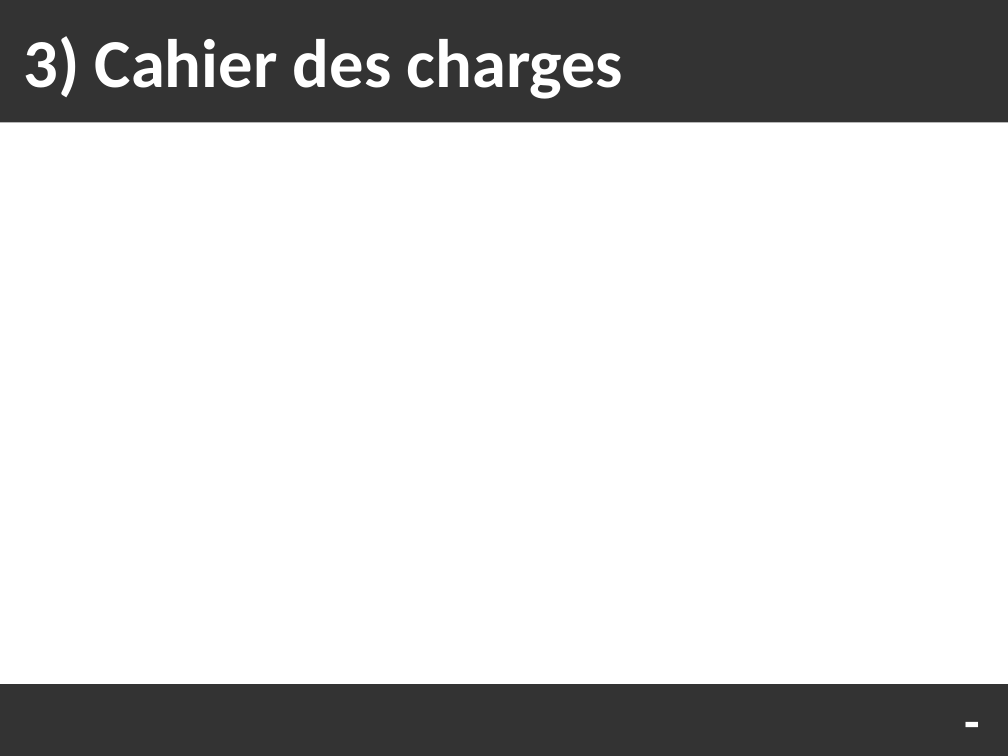
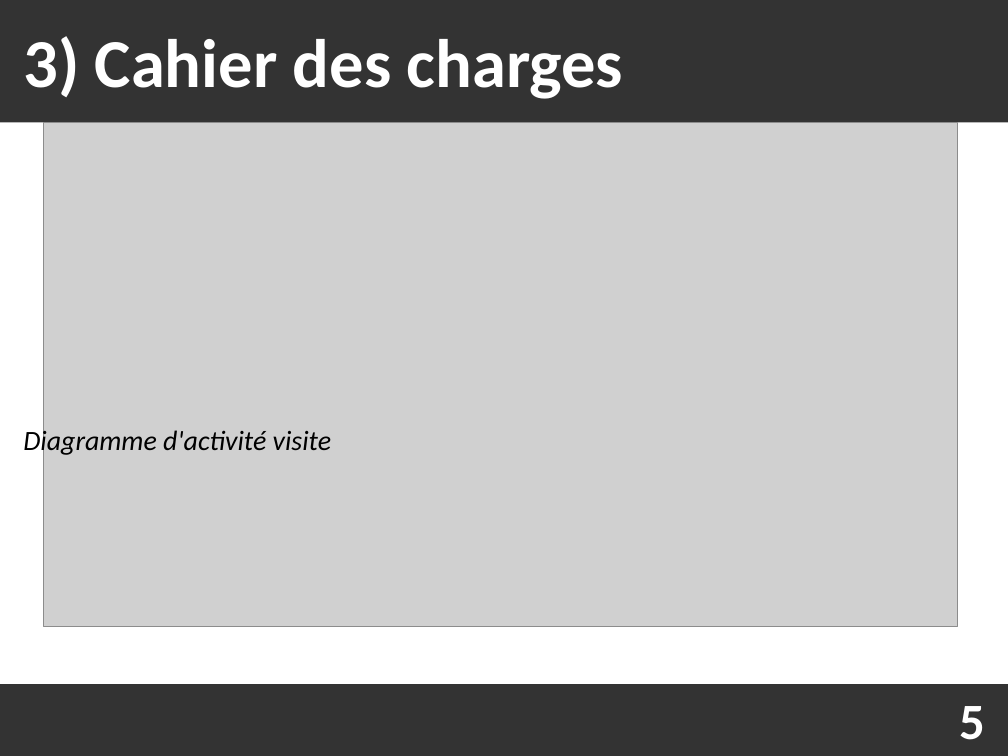
Before and after one commit to Fabou58/PROJET_5, a slide deck: slide 5 of soutenance/soutenance.odp. Drawn at 1008x756 pixels with LibreOffice and Linux fonts; fonts in the diff are those of the drawing; grey boxes stand for pictures. Boxes give left, top, right and bottom in pixels: in the first picture for what was removed or moved away, otherwise in the second. Text is boxed around its words. In the diff, an @@ line names an element or a change of style, - is before the commit and + after.

```diff
--- a/soutenance/soutenance.odp
+++ b/soutenance/soutenance.odp
@@ picture added at [43, 123, 958, 627] @@
@@ text added at [23, 426, 331, 456], 22 pt, text #000000, italic @@
+Diagramme d'activité visite
@@ text removed at [937, 684, 1008, 756] @@
--
@@ text added at [959, 706, 985, 740], 40 pt, text #FFFFFF, bold @@
+5
```
Also in this commit, not shown: 5 other slides changed, 1 slide added, 6 other files.
